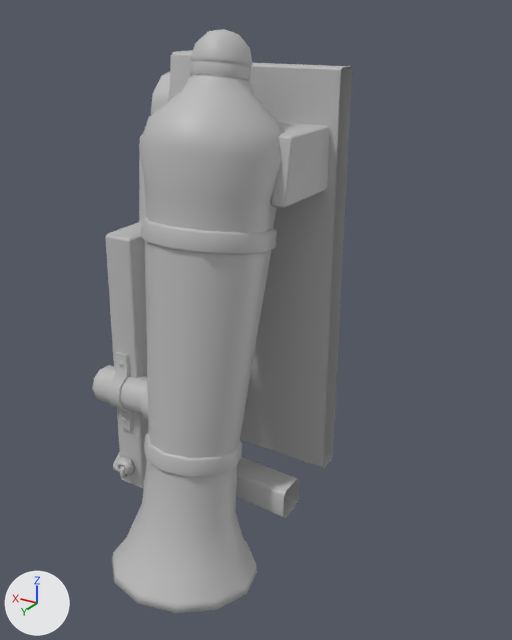
The FBX model Art/Export/SM/SM_Cannon.fbx, before and after one commit.
Rendered twice from a 50 mm camera at (-454.0, 868.0, 305.0) aimed at (-36.0, 172.0, -43.0). The lights are fixed; the arrows at lower left show +X, +Y and +Z. The same objects are shown in both versions, whatever each file hides. Objects named as collision shapes, trigger or cutter boxes, shadow casters or lower levels of detail are left out. Where no turn or scale is listed for an object, it has been applied to the vertices. Vertices at the same position are counted once.

The older version as bpy lines, for what is in view:
```python
me_mesh = bpy.data.meshes.new('Mesh')
me_mesh.from_pydata(...)  # 1056 vertices, 982 faces; spans x -109.0..169.0, y 0.0..387.0, z -377.0..291.0
me_mesh.materials.append(mat_m_pirateship)  # grey #bcbcbc
ob_sm_cannon = bpy.data.objects.new('SM_Cannon', me_mesh)
ob_sm_cannon.location = (0.0, 0.0, 0.0)
```
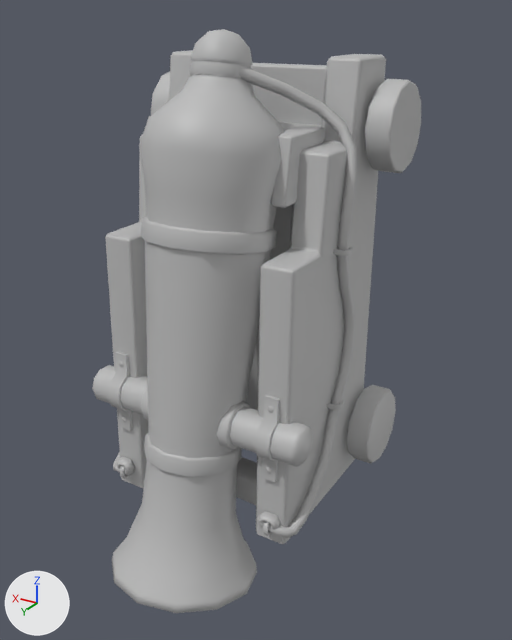
The newer file is also rescaled (x0.01), turned or shifted as a whole; pictures and numbers use the older file's frame.

The change, as a diff of the scene's bpy script:
```diff
--- a/Art/Export/SM/SM_Cannon.fbx.py
+++ b/Art/Export/SM/SM_Cannon.fbx.py
@@ me_mesh @@
 # used by ob_sm_cannon; location = (0.0, 0.0, 0.0)
-me_mesh.from_pydata(...)  # 1056 vertices, 982 faces; spans x -109.0..169.0, y 0.0..387.0, z -377.0..291.0
+me_mesh.from_pydata(...)  # 1618 vertices, 1494 faces; spans x -169.0..169.0, y 0.0..387.0, z -377.0..291.0
+# me_mesh part 1: the loose piece of 54 vertices spanning x 137.0..169.0, y 0.0..106.0, z -271.0..-165.0 is copied, and the copy is moved by (-306.0, 0.0, 0.0); it spans x -169.0..-137.0, y 0.0..106.0, z -271.0..-165.0
+# me_mesh part 2: the loose piece of 54 vertices spanning x 137.0..169.0, y 0.0..106.0, z 132.0..238.0 is copied, and the copy is moved by (-306.0, 0.0, 0.0); it spans x -169.0..-137.0, y 0.0..106.0, z 132.0..238.0
+# me_mesh part 3: the loose piece of 32 vertices spanning x 109.0..115.0, y 262.0..277.0, z -272.0..-252.0 is copied, and the copy is moved by (-224.0, 0.0, 0.0); it spans x -115.0..-109.0, y 262.0..277.0, z -272.0..-252.0
+# me_mesh part 4: a new loose piece of 162 vertices spanning x -148.0..-14.0, y 110.0..277.0, z -273.0..261.0, in mat_m_pirateship (grey #bcbcbc)
+# me_mesh part 5: a new loose piece of 48 vertices spanning x -131.0..-88.0, y 31.0..263.0, z -290.0..263.0, in mat_m_pirateship (grey #bcbcbc)
+# me_mesh part 6: a new loose piece of 42 vertices spanning x -155.0..-48.0, y 231.0..280.0, z -167.0..-119.0, in mat_m_pirateship (grey #bcbcbc)
+# me_mesh part 7: a new loose piece of 36 vertices spanning x -119.0..-101.0, y 257.0..283.0, z -197.0..-89.0, in mat_m_pirateship (grey #bcbcbc)
+# me_mesh part 8: a new loose piece of 32 vertices spanning x -148.0..-129.0, y 139.0..159.0, z -146.0..-141.0, in mat_m_pirateship (grey #bcbcbc)
+# me_mesh part 9: a new loose piece of 32 vertices spanning x -65.0..-47.0, y 225.0..286.0, z -172.0..-114.0, in mat_m_pirateship (grey #bcbcbc)
+# me_mesh part 10: a new loose piece of 32 vertices spanning x -148.0..-129.0, y 139.0..159.0, z 55.0..60.0, in mat_m_pirateship (grey #bcbcbc)
 me_mesh.materials.append(mat_m_pirateship)
```

What differs and where, as boxes [x1, y1, x2, y2] in the pictures (512 x 640 px):
'SM_Cannon', reshaped (26% wider): before [92, 29, 352, 613]; after [92, 29, 421, 613]
part 1 of me_mesh, added: after [347, 385, 396, 464]
part 2 of me_mesh, added: after [365, 79, 421, 173]
part 3 of me_mesh, added: after [263, 522, 272, 536]
part 4 of me_mesh, added: after [239, 67, 358, 538]
part 5 of me_mesh, added: after [256, 54, 386, 544]
part 6 of me_mesh, added: after [229, 406, 313, 467]
part 7 of me_mesh, added: after [255, 395, 280, 482]
part 8 of me_mesh, added: after [326, 400, 344, 410]
part 9 of me_mesh, added: after [217, 401, 250, 450]
part 10 of me_mesh, added: after [333, 247, 352, 256]
